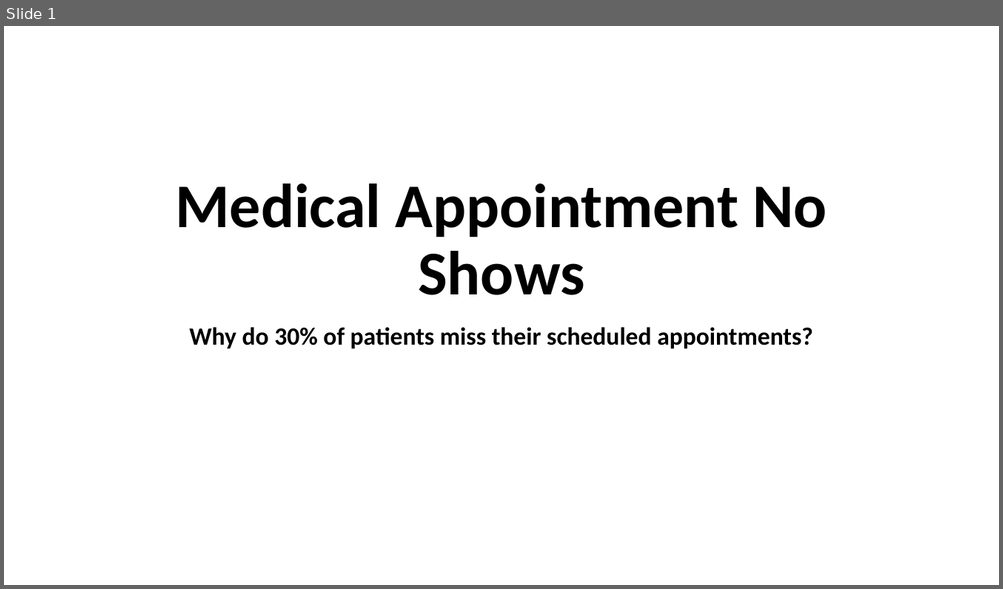
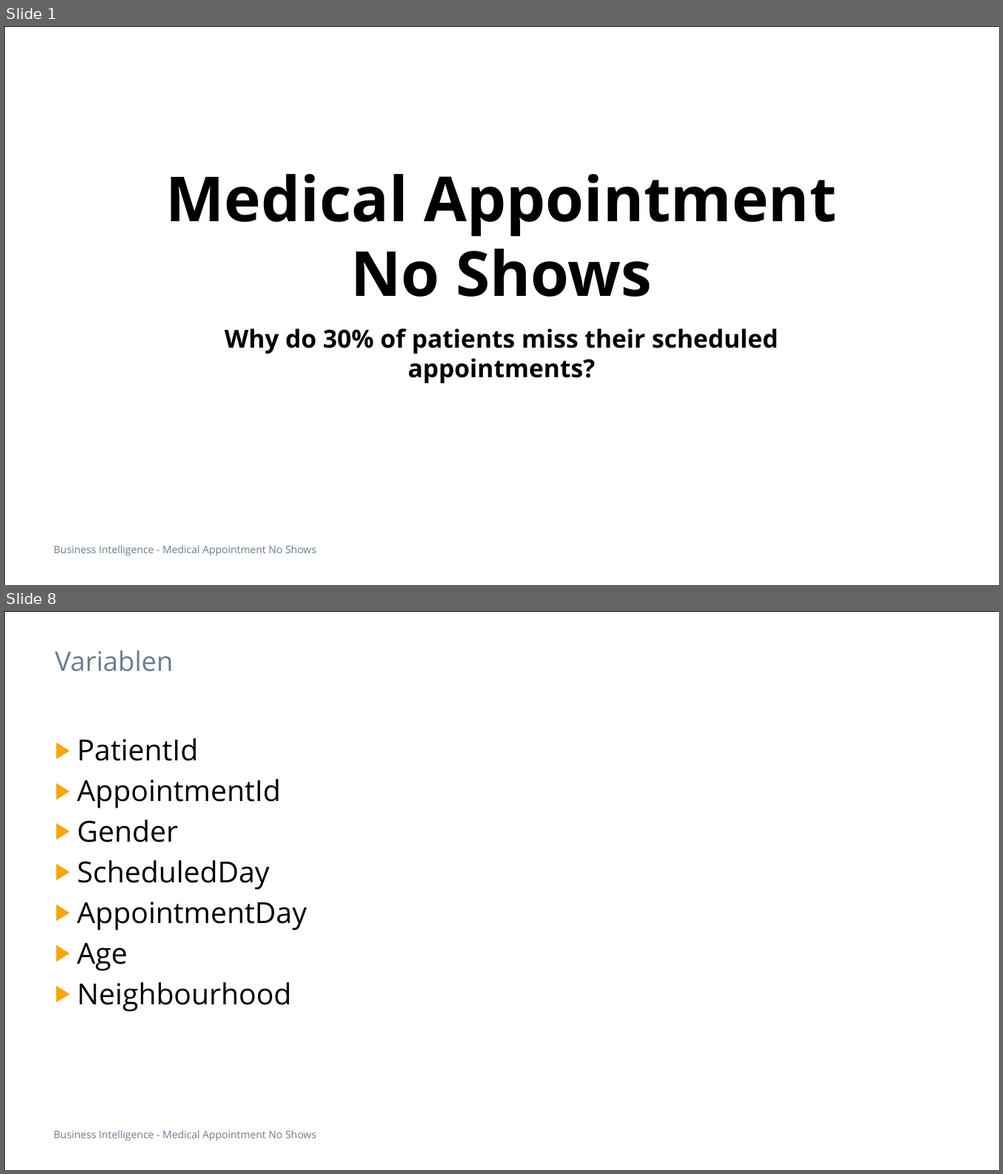
Before and after one commit to soldiervinz/BI_AppointmentShowUp, a slide deck: Medical Appointment No Shows.pptx. Shown one above the other, each under a label of ours: slide 1 before the commit, slides 1 and 8 after it; the slides between them are not shown. The pictures are 1003x589 and 1003x1174 pixels, drawn with LibreOffice and Linux fonts; fonts in the diff are those of the drawing. Boxes give left, top, right and bottom in pixels: in the first picture for what was removed or moved away, otherwise in the second. Text is boxed around its words. In the diff, an @@ line names an element or a change of style, - is before the commit and + after.

```diff
--- a/Medical Appointment No Shows.pptx
+++ b/Medical Appointment No Shows.pptx
@@ slide 8 added at (x1=4, y1=611, x2=999, y2=1170), background #FFFFFF; not listed: 2 template elements that a slide beside it also shows @@
@@ title added at (x1=55, y1=650, x2=173, y2=672), 26 pt, text #697D91 @@
+Variablen
@@ text added at (x1=77, y1=738, x2=307, y2=1012), 28 pt, text #000000 @@
+▶ PatientId
+▶ AppointmentId
+▶ Gender
+▶ ScheduledDay
+▶ AppointmentDay
+▶ Age
+▶ Neighbourhood
@@ slide 1 changed as well @@
@@ rectangle added at (x1=4, y1=26, x2=999, y2=585), outline #000000 0.5 pt @@
@@ title "Medical Appointment No Shows" at (x1=166, y1=174, x2=836, y2=297): font Calibri to Open Sans; line spacing 0.9 to 1 @@
@@ subtitle "Why do 30% of patients ..." at (x1=225, y1=329, x2=778, y2=383): font Calibri to Open Sans; line spacing 0.9 to 1; less space between paragraphs @@
@@ text added at (x1=54, y1=545, x2=316, y2=557), 10 pt, text #697D91 @@
+Business Intelligence - Medical Appointment No Shows
```
Also in this commit, not shown: 5 other slides changed, 14 other slides added, 3 slides removed, 2 other files.
